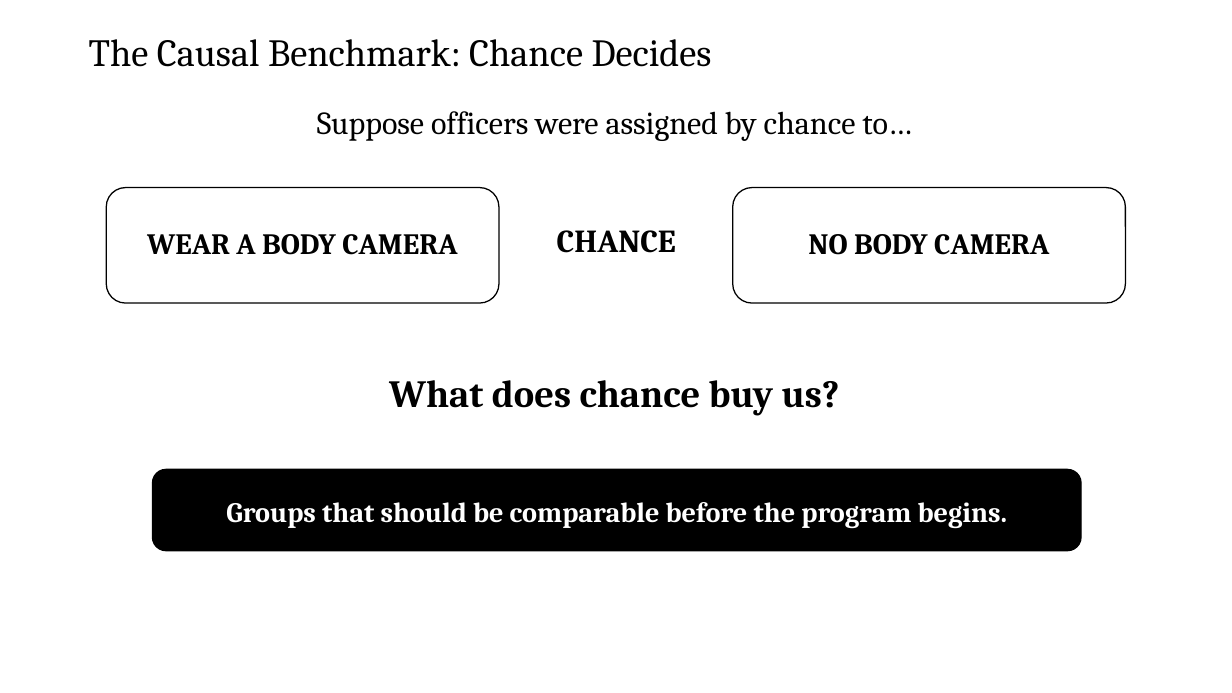
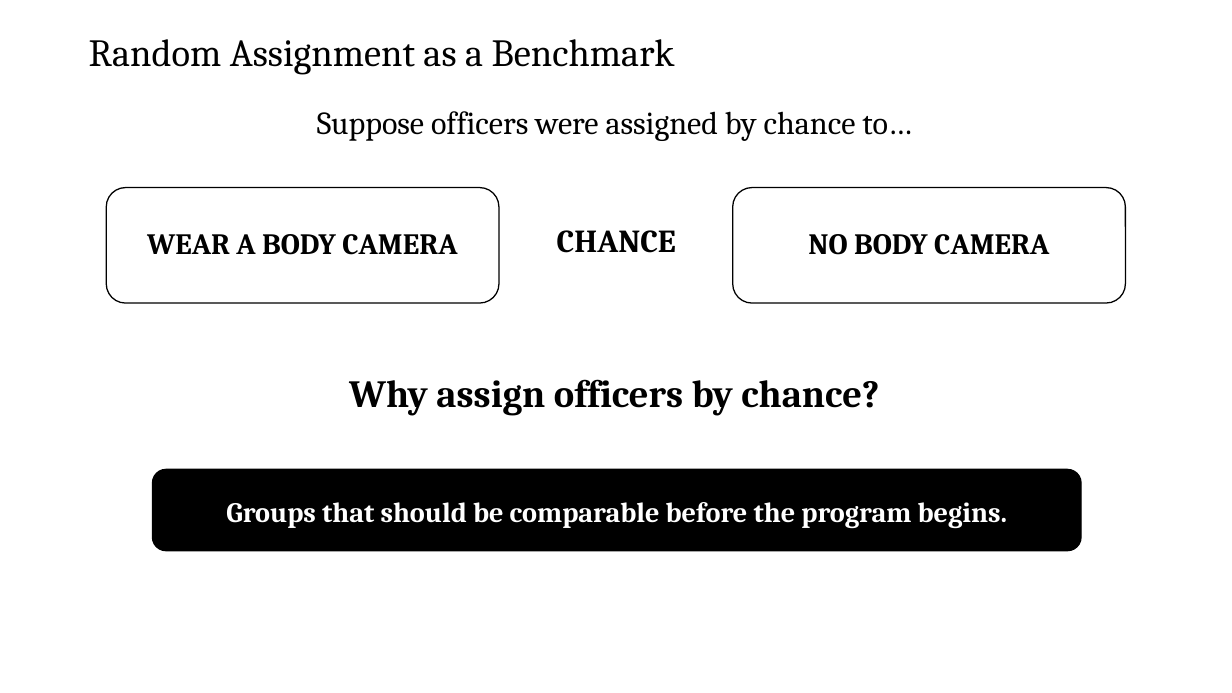
Before and after one commit to zjelveh/zjelveh.github.io, a slide deck: slide 13 of files/ccjs418e_fall2026/lecture_1.pptx (slide 14 before the commit). Drawn at 1232x693 pixels with LibreOffice and Linux fonts; fonts in the diff are those of the drawing. Boxes give left, top, right and bottom in pixels: in the first picture for what was removed or moved away, otherwise in the second. Text is boxed around its words. In the diff, an @@ line names an element or a change of style, - is before the commit and + after.

```diff
--- a/files/ccjs418e_fall2026/lecture_1.pptx
+++ b/files/ccjs418e_fall2026/lecture_1.pptx
@@ text at bbox=[89, 39, 675, 75]: text changed @@
-The Causal Benchmark: Chance Decides
+Random Assignment as a Benchmark
@@ text at bbox=[349, 379, 879, 416]: text changed @@
-What does chance buy us?
+Why assign officers by chance?
```
Also in this commit, not shown: 14 other slides changed, 2 slides removed.
